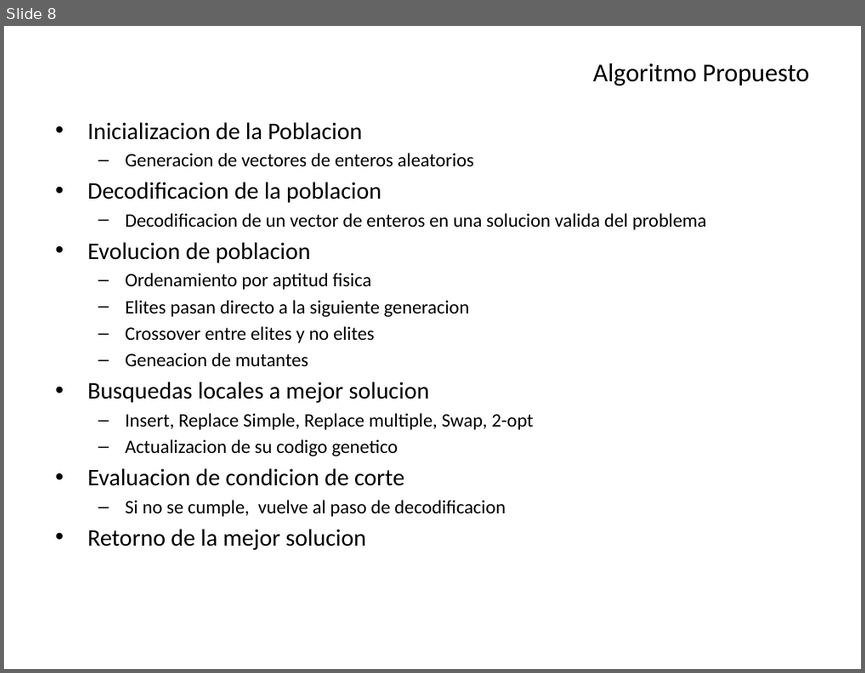
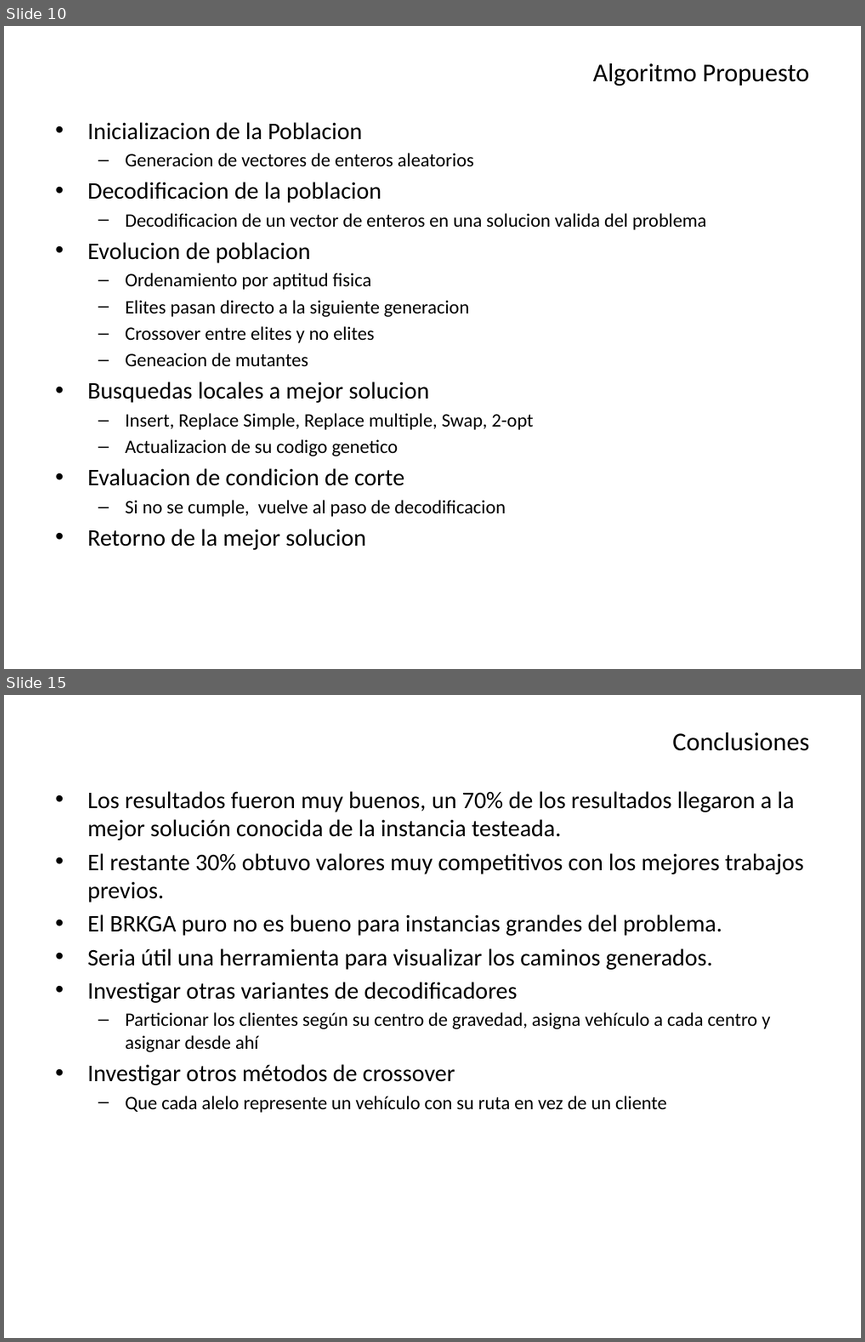
Before and after one commit to Aleitox/TopBrkga, a slide deck: TesisPaper/Defensa/Biased Random Key Genetic Algorithm.pptx. Shown one above the other, each under a label of ours: slide 8 before the commit, slides 10 and 15 after it; the slides between them are not shown. The pictures are 865x673 and 865x1342 pixels, drawn with LibreOffice and Linux fonts; fonts in the diff are those of the drawing. Boxes give left, top, right and bottom in pixels: in the first picture for what was removed or moved away, otherwise in the second. Text is boxed around its words. In the diff, an @@ line names an element or a change of style, - is before the commit and + after.

```diff
--- a/TesisPaper/Defensa/Biased Random Key Genetic Algorithm.pptx
+++ b/TesisPaper/Defensa/Biased Random Key Genetic Algorithm.pptx
@@ slide 15 added at bbox=[4, 695, 861, 1338], background #FFFFFF @@
@@ title added at bbox=[672, 732, 809, 751], 21.6 pt, text #000000 @@
+Conclusiones
@@ text added at bbox=[87, 791, 804, 1112], 20 pt, text #000000 @@
+• Los resultados fueron muy buenos, un 70% de los resultados llegaron a la mejor solución conocida de la instancia testeada.
+• El restante 30% obtuvo valores muy competitivos con los mejores trabajos previos.
+• El BRKGA puro no es bueno para instancias grandes del problema.
+• Seria útil una herramienta para visualizar los caminos generados.
+• Investigar otras variantes de decodificadores
+  – Particionar los clientes según su centro de gravedad, asigna vehículo a cada centro y asignar desde ahí
+• Investigar otros métodos de crossover
+  – Que cada alelo represente un vehículo con su ruta en vez de un cliente
@@ what was slide 8 is now slide 10 @@
```
Also in this commit, not shown: 6 slides changed, 6 other slides added, 5 other files.
